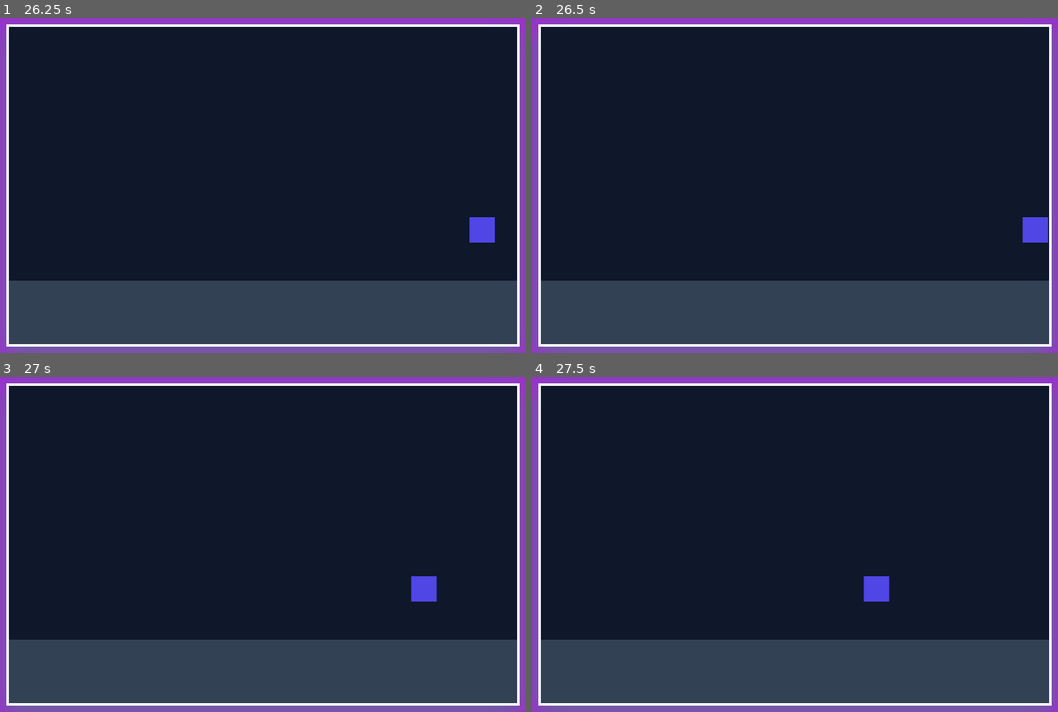
Above: before the commit, frames 1-4 (two rows, left to right).
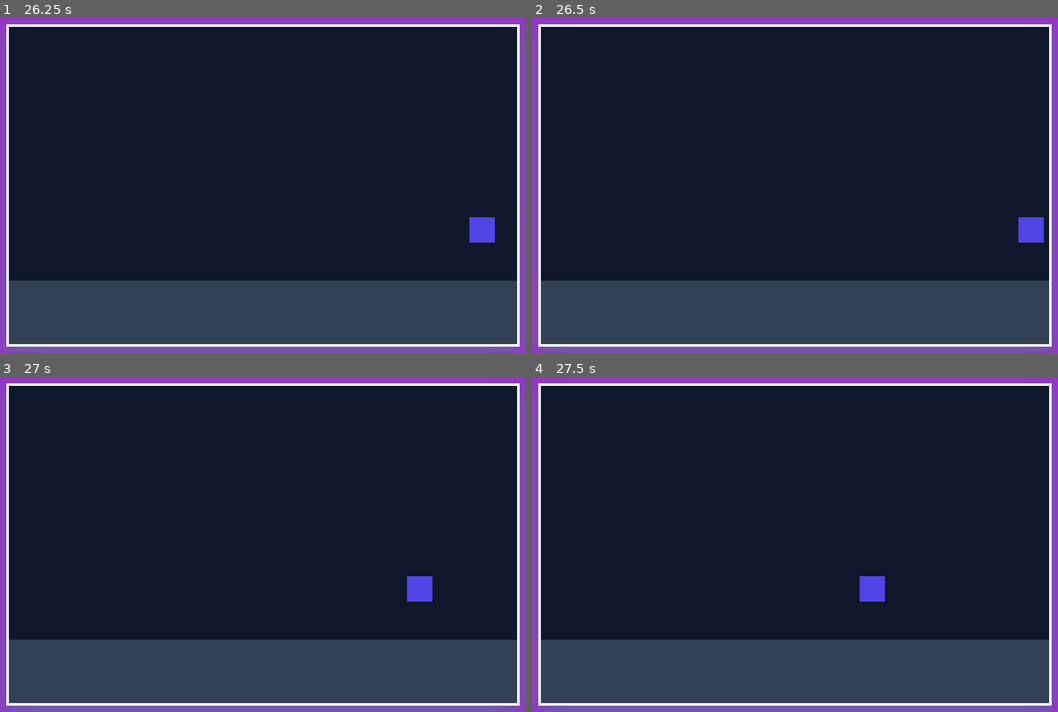
Above: after the commit, the same moments.

Repository: Jordann8265/game1
Game: browser game, page index.html
Same seed, same stepped clock (60 frames per second), same inputs: the game is played once before the commit and once after it.
Inputs:
- Up to frame 1 (26.25 s): hold Right 1.03-2.28 s; hold Right 2.33-3.33 s; hold Left 3.38-4.88 s; hold Left 4.93-5.6 s; tap D at 5.02 s; hold Right 5.65-6.9 s; hold Right 6.95-7.95 s; tap A at 7.02 s; hold Left 8-9.5 s; hold Left 9.55-10.22 s; hold Right 10.27-11.52 s; hold Right 11.57-12.57 s; hold Left 12.62-14.12 s; hold Left 14.17-14.83 s; hold Right 14.88-16.13 s; hold Right 16.18-17.18 s; hold Left 17.23-18.73 s; hold Left 18.78-19.45 s; hold Right 19.5-20.75 s; hold Right 20.8-21.8 s; hold Left 21.85-23.35 s; hold Left 23.4-24.07 s; hold Right 24.12-25.37 s; hold Right from 25.42 s (still down)
- Up to frame 2 (26.5 s): release Right at 26.42 s; hold Left from 26.47 s (still down)
- Up to frame 3 (27 s): keep holding Left
- Up to frame 4 (27.5 s): keep holding Left

Frame 1 is identical in both runs. In frame 2, 0.1% of the frame differs, in the area x 92-99%, y 59-68%; in frame 3, 0.1%; in frame 4, 0.1%.

Commit message:
Added boundaries to prevent walking off

Diff:
--- a/game.js
+++ b/game.js
@@ -15,14 +15,25 @@
         this.speed = 250; // Pixels per second movement speed
     }
 
-    // Behavior: Update logic now handles movement based on keys pressed
-    update(deltaTime, keys) {
-        // Check keyboard flags and update X coordinate
+    // Behavior: Update logic handles movement and boundaries
+    update(deltaTime, keys, canvasWidth) {
+        // A. Horizontal Movement Math
         if (keys["ArrowLeft"] || keys["a"]) {
-            this.x -= this.speed * deltaTime; // Move left
+            this.x -= this.speed * deltaTime;
         }
         if (keys["ArrowRight"] || keys["d"]) {
-            this.x += this.speed * deltaTime; // Move right
+            this.x += this.speed * deltaTime;
+        }
+
+        // B. Boundary Constraints (Prevent walking off-screen)
+        // Left wall constraint
+        if (this.x < 0) {
+            this.x = 0;
+        }
+
+        // Right wall constraint (accounting for player's width)
+        if (this.x > canvasWidth - this.width) {
+            this.x = canvasWidth - this.width;
         }
     }
 
@@ -36,15 +47,12 @@
 // ---------------------------------------------------------
 // 2. INPUT TRACKING SYSTEM
 // ---------------------------------------------------------
-// An object to track which keys are currently pressed down
 const inputKeys = {};
 
-// Listen for keys being pressed down
 window.addEventListener("keydown", (event) => {
     inputKeys[event.key] = true;
 });
 
-// Listen for keys being released
 window.addEventListener("keyup", (event) => {
     inputKeys[event.key] = false;
 });
@@ -65,8 +73,8 @@
     if (isNaN(deltaTime)) deltaTime = 0;
     lastTime = currentTime;
 
-    // A. UPDATE STATE (Pass our active input keys into the player update method)
-    player.update(deltaTime, inputKeys);
+    // A. UPDATE STATE (Pass keys and canvas width into the player update method)
+    player.update(deltaTime, inputKeys, canvas.width);
 
     // B. RENDER PHASE (Painter's Algorithm)
     ctx.clearRect(0, 0, canvas.width, canvas.height);
